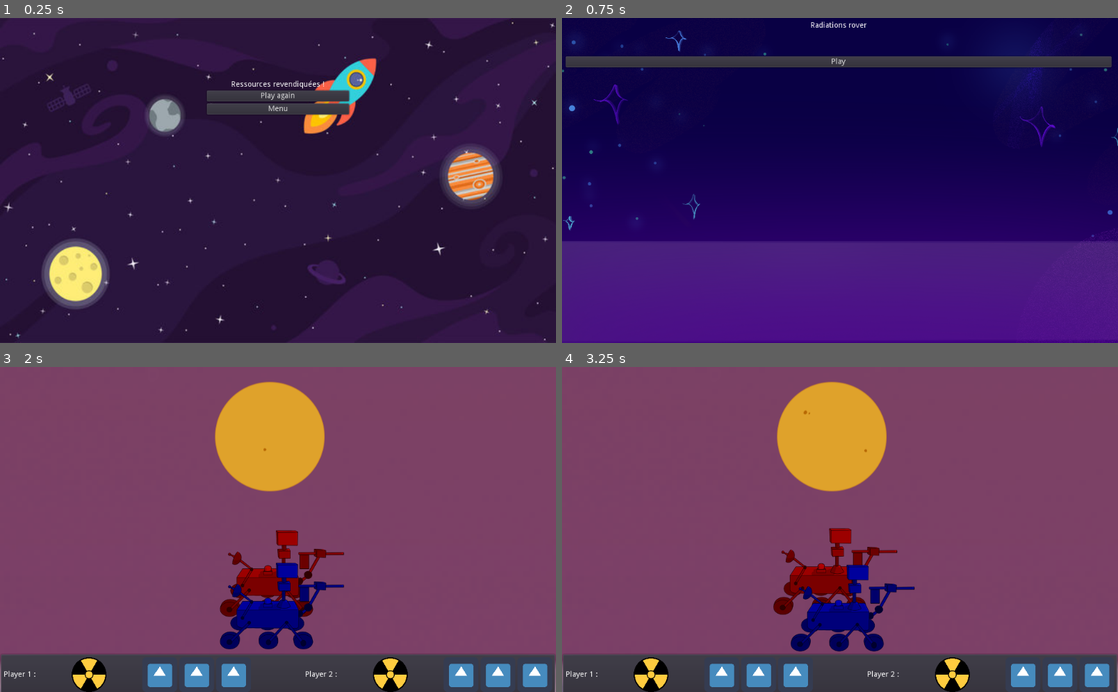
Above: before the commit, frames 1-4 (two rows, left to right).
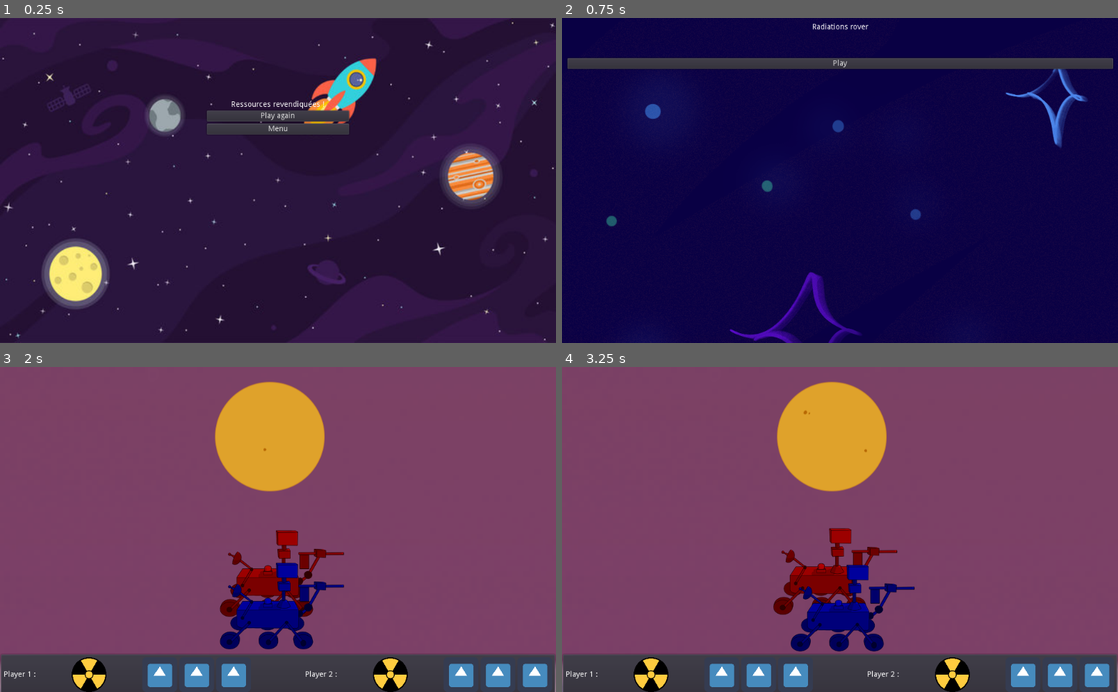
Above: after the commit, the same moments.

Repository: killicolin/SCI-GJ-3
Game: Godot game, scene res://FinGameUI.tscn
The game is run twice, just before and just after one commit, with the same random seed, the same clock (stepped at 60 frames per second) and the same inputs. This scene is started directly instead of the project's main scene. The engine's default icon, where the game draws it, is replaced by a stand-in: a white triangle on a blue panel in a dark square.
Inputs:
- Up to frame 1 (0.25 s): no input
- Up to frame 2 (0.75 s): click "Menu" at 0.5 s
- Up to frame 3 (2 s): click "Play" at 1.25 s
- Up to frame 4 (3.25 s): tap Enter at 2 s; hold Right (p1_right) 2.03-2.78 s; hold Space (p1_action) 2.03-2.78 s; tap Down (p1_stop) at 2.85 s

The runs differ from the first frame. In frame 1, 3.1% of the frame differs, in the area x 37-63%, y 19-36%; in frame 2, 42%, in the area x 0-100%, y 1-100%; in frame 3, less than 0.1%; in frame 4, less than 0.1%.

Commit message:
screen pos

Diff:
--- a/FinGameUI.tscn
+++ b/FinGameUI.tscn
@@ -15,10 +15,14 @@
 expand = true
 
 [node name="VBoxContainer" type="VBoxContainer" parent="."]
-margin_left = 381.0
-margin_top = 116.0
-margin_right = 643.0
-margin_bottom = 410.0
+anchor_left = 0.5
+anchor_top = 0.5
+anchor_right = 0.5
+anchor_bottom = 0.5
+margin_left = -131.0
+margin_top = -147.0
+margin_right = 131.0
+margin_bottom = 147.0
 size_flags_horizontal = 3
 size_flags_vertical = 3
 
--- a/Main.tscn
+++ b/Main.tscn
@@ -11,17 +11,23 @@
 script = ExtResource( 1 )
 
 [node name="TextureRect" type="TextureRect" parent="."]
-margin_right = 1024.0
-margin_bottom = 601.0
+anchor_right = 1.0
+anchor_bottom = 1.0
+size_flags_horizontal = 3
+size_flags_vertical = 3
 texture = ExtResource( 2 )
 expand = true
-stretch_mode = 7
+stretch_mode = 2
 
 [node name="VBoxContainer" type="VBoxContainer" parent="."]
-margin_left = 7.0
-margin_top = 7.0
-margin_right = 1012.0
-margin_bottom = 587.0
+anchor_left = 0.5
+anchor_top = 0.5
+anchor_right = 0.5
+anchor_bottom = 0.5
+margin_left = -502.5
+margin_top = -290.0
+margin_right = 502.5
+margin_bottom = 290.0
 size_flags_horizontal = 3
 size_flags_vertical = 3
 custom_constants/separation = 50
--- a/Robot.tscn
+++ b/Robot.tscn
@@ -1,13 +1,37 @@
-[gd_scene load_steps=5 format=2]
+[gd_scene load_steps=9 format=2]
 
 [ext_resource path="res://Sprite/Roover_gris.png" type="Texture" id=1]
 [ext_resource path="res://PlayerRobot.gd" type="Script" id=2]
+[ext_resource path="res://Sprite/Roover_casse.png" type="Texture" id=3]
+[ext_resource path="res://Sprite/Anim_plante_de_drapeau/3.png" type="Texture" id=4]
+[ext_resource path="res://Sprite/Anim_plante_de_drapeau/1.png" type="Texture" id=5]
+[ext_resource path="res://Sprite/Anim_plante_de_drapeau/2.png" type="Texture" id=6]
 
 [sub_resource type="SpriteFrames" id=1]
 animations = [ {
+"frames": [ ExtResource( 3 ) ],
+"loop": true,
+"name": "broke",
+"speed": 5.0
+}, {
+"frames": [  ],
+"loop": true,
+"name": "disabled",
+"speed": 5.0
+}, {
+"frames": [  ],
+"loop": true,
+"name": "stop",
+"speed": 5.0
+}, {
+"frames": [ ExtResource( 5 ), ExtResource( 6 ), ExtResource( 4 ) ],
+"loop": true,
+"name": "win",
+"speed": 5.0
+}, {
 "frames": [ ExtResource( 1 ) ],
 "loop": true,
-"name": "default",
+"name": "work",
 "speed": 5.0
 } ]
 
@@ -22,6 +46,7 @@
 position = Vector2( -2, 1.00001 )
 scale = Vector2( 0.6, 0.6 )
 frames = SubResource( 1 )
+animation = "win"
 
 [node name="CollisionShape2D" type="CollisionShape2D" parent="."]
 shape = SubResource( 2 )
Binary file added: Sprite/Anim_plante_de_drapeau/1.png
Not shown, added: Sprite/Anim_plante_de_drapeau/1.png.import
Binary file added: Sprite/Anim_plante_de_drapeau/2.png
Not shown, added: Sprite/Anim_plante_de_drapeau/2.png.import
Binary file added: Sprite/Anim_plante_de_drapeau/3.png
Not shown, added: Sprite/Anim_plante_de_drapeau/3.png.import
Binary file added: Sprite/Roover_casse.png
Not shown, added: Sprite/Roover_casse.png.import
